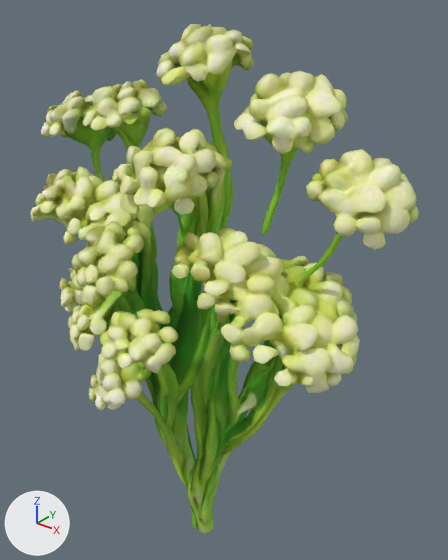
A saved change to the glTF model assets/models/babys_breath.glb.
Camera for both pictures: a 50 mm camera at (1.208, -1.27, 2.005) aimed at (0.065, 0.159, 1.119). Lighting does not change. The marker at lower left points along +X, +Y and +Z. The first picture is the older version. Where no turn or scale is listed for an object, it has been applied to the vertices. Vertices at exactly the same position are counted once.

The older version as bpy lines, for what is in view:
```python
me_model = bpy.data.meshes.new('model')
me_model.from_pydata(...)  # 14710 vertices, 30000 faces; spans x -0.7..0.7, y -0.32..0.32, z 0.0..1.89
me_model.materials.append(mat_model)
ob_model = bpy.data.objects.new('model', me_model)
ob_model.location = (0.0, 0.0, 0.0)
```
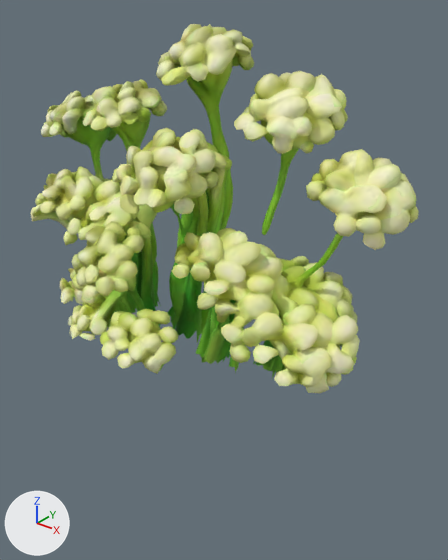
Location of each change, (x1, y1, x2, y2) in pixels of the pictures (448 x 560 px):
'model', reshaped (28% shorter)
    before: (31, 24, 419, 534)
    after: (31, 24, 419, 393)
part 1 of me_model, deleted
    before: (88, 388, 96, 402)
part 2 of me_model, cut back
    before: (44, 34, 386, 534)
    after: (44, 34, 386, 389)

Patch to the scene script:
```diff
--- a/assets/models/babys_breath.glb.py
+++ b/assets/models/babys_breath.glb.py
@@ me_model @@
 # used by ob_model
-me_model.from_pydata(...)  # 14710 vertices, 30000 faces; spans x -0.7..0.7, y -0.32..0.32, z 0.0..1.89
+me_model.from_pydata(...)  # 11985 vertices, 24115 faces; spans x -0.7..0.7, y -0.32..0.32, z 0.9..1.89
+# me_model part 1: the loose piece of 22 vertices spanning x -0.17..-0.13, y -0.27..-0.23, z 0.78..0.82 is deleted
+# me_model part 2: 260 vertices moved within x -0.63..0.65, y -0.23..0.3, z 0.95..1.86; 2703 vertices removed from x -0.62..0.42, y -0.29..0.17, z 0.0..0.94
 me_model.materials.append(mat_model)
```
